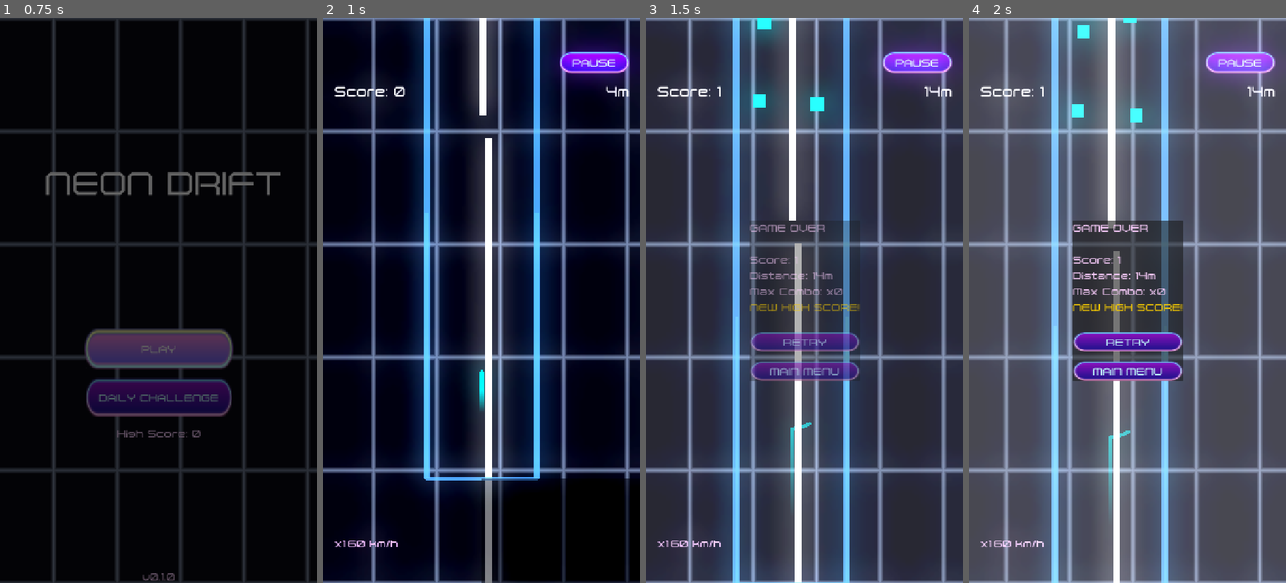
Above: before the commit, frames 1-4 (left to right).
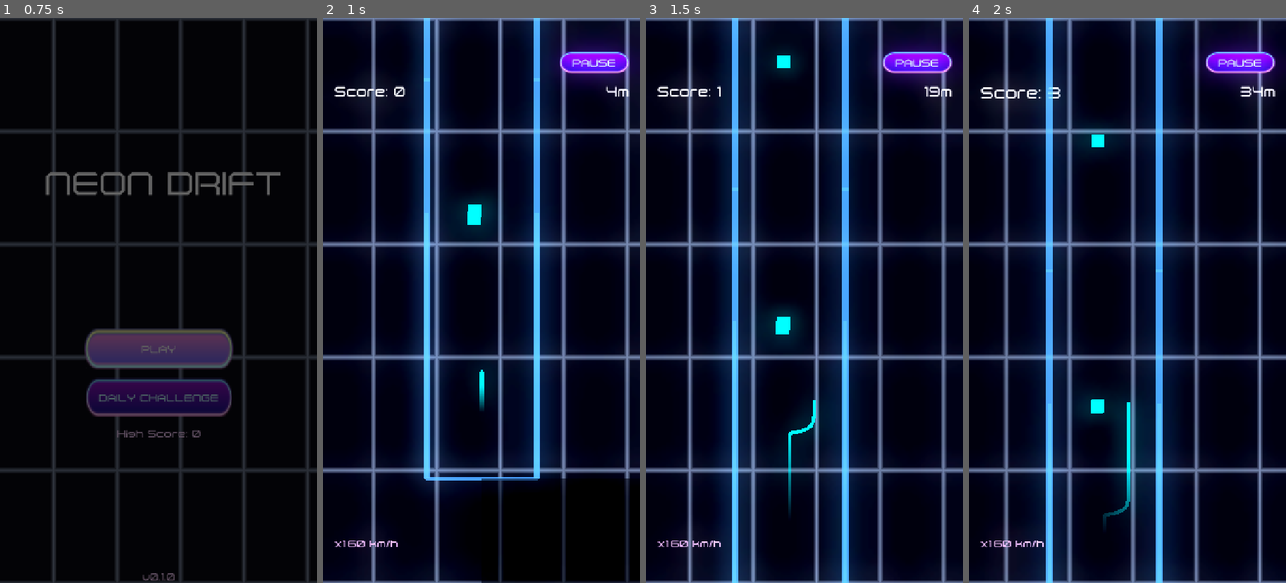
Above: after the commit, the same moments.

Repository: topher235/neon-drifter
Game: Godot game, scene res://scenes/main/main.tscn
Same seed, same stepped clock (60 frames per second), same inputs: the game is played once before the commit and once after it.
Inputs (mouse positions are in pixels of both pictures, inside the frame that each line leads up to):
- Up to frame 1 (0.75 s): click "PLAY" at 0.5 s
- Up to frame 2 (1 s): no input
- Up to frame 3 (1.5 s): tap Enter (ui_accept) at 1.25 s; move the mouse to (874, 272) at 1.27 s; press the mouse at (874, 272) at 1.28 s
- Up to frame 4 (2 s): tap Enter (ui_accept) at 1.52 s

Frame 1 is identical in both runs. In frame 2, 9.3% of the frame differs, in the area x 31-69%, y 0-100%; in frame 3, 95%; in frame 4, 100%, in the area x 0-100%, y 0-100%.

Commit message:
Add triangle spike obstacle

Diff:
--- /dev/null
+++ b/scenes/obstacles/triangle_spike.gd
@@ -0,0 +1,51 @@
+extends BaseObstacle
+
+@export var size: float = 30.0  # Base size of the triangle
+@export var color: Color = Color(1, 0.2, 0.5, 1)  # Pink-red (matches pillar)
+
+@onready var collision: CollisionShape2D = $CollisionShape2D
+@onready var visual: Polygon2D = $Visual
+
+
+func _ready() -> void:
+    super._ready()
+    _setup_visuals()
+    _setup_collision()
+
+
+func setup_position(value: Vector2) -> void:
+    position = value
+    visual.position = Vector2(-30, 0)
+    collision.position = Vector2(-30, 0)
+
+
+func _setup_visuals() -> void:
+    if not visual:
+        return
+
+    # Create equilateral triangle with base at x=0 (wall position) pointing right
+    # Base from (0, -height) to (0, height), point at (size, 0)
+    var height := size * 0.866  # sqrt(3)/2 for equilateral triangle
+    visual.polygon = PackedVector2Array([
+        Vector2(size, 0),         # Point (extends inward)
+        Vector2(0, -height),      # Base top (at wall)
+        Vector2(0, height)        # Base bottom (at wall)
+    ])
+    visual.color = color
+
+
+func _setup_collision() -> void:
+    # Create a triangle collision shape matching visual
+    var shape = ConvexPolygonShape2D.new()
+    var height = size * 0.866
+    shape.points = PackedVector2Array([
+        Vector2(size, 0),         # Point (extends inward)
+        Vector2(0, -height),      # Base top (at wall)
+        Vector2(0, height)        # Base bottom (at wall)
+    ])
+    collision_shape.shape = shape
+
+
+func update_obstacle(_delta: float) -> void:
+    # Static obstacle, no animation
+    pass
--- /dev/null
+++ b/scenes/obstacles/triangle_spike.tscn
@@ -0,0 +1,16 @@
+[gd_scene load_steps=3 format=3 uid="uid://c3k5v6yhwmr7k"]
+
+[ext_resource type="Script" uid="uid://b0dvt83v7hgwk" path="res://scenes/obstacles/triangle_spike.gd" id="1_tspike"]
+
+[sub_resource type="ConvexPolygonShape2D" id="ConvexPolygonShape2D_tspike"]
+points = PackedVector2Array(30, 0, 0, -25.98, 0, 25.98)
+
+[node name="TriangleSpike" type="Area2D"]
+script = ExtResource("1_tspike")
+
+[node name="CollisionShape2D" type="CollisionShape2D" parent="."]
+shape = SubResource("ConvexPolygonShape2D_tspike")
+
+[node name="Visual" type="Polygon2D" parent="."]
+color = Color(1, 0.2, 0.5, 1)
+polygon = PackedVector2Array(30, 0, 0, -25.98, 0, 25.98)
--- a/scenes/segments/base_segment.gd
+++ b/scenes/segments/base_segment.gd
@@ -38,6 +38,8 @@
         if obstacle:
             obstacles_container.add_child(obstacle)
             obstacle.position = obs_data.position
+            if obstacle.has_method("setup_position"):
+                obstacle.setup_position(obs_data.position)
 
 func _create_obstacle(data: Dictionary) -> Node2D:
     var obs_type = data.get("type", "pillar")
@@ -71,6 +73,12 @@
             vwall.wall_height = data.get("wall_height", segment_data.segment_length)
             vwall.thickness = data.get("thickness", 16.0)
             return vwall
+
+        "triangle_spike":
+            var spike = preload("res://scenes/obstacles/triangle_spike.tscn").instantiate()
+            spike.size = data.get("size", 30.0)
+            spike.rotation_degrees = data.get("rotation_degrees", 0.0)
+            return spike
 
         _:
             push_warning("Unknown obstacle type: " + obs_type)
--- a/scripts/generation/segment_library.gd
+++ b/scripts/generation/segment_library.gd
@@ -11,6 +11,7 @@
 
 func _create_segments() -> void:
     # Basic segments
+    all_segments.append(_create_spike_corridor())
     all_segments.append(_create_split_path())
     all_segments.append(_create_straight_empty())
     all_segments.append(_create_simple_static_wall())
@@ -341,9 +342,9 @@
     seg.segment_length = 1600.0
     seg.tunnel_width = 250.0
     seg.curvature = 0.0
-    seg.min_difficulty = 0
+    seg.min_difficulty = 2
     seg.max_difficulty = 8
-    seg.complexity = 0
+    seg.complexity = 1
 
     # Vertical wall down the center forces player to choose left or right
     seg.obstacles = [
@@ -356,6 +357,34 @@
         {"type": "orb", "position": Vector2(60, 300), "value": 10},
         {"type": "orb", "position": Vector2(-60, 500), "value": 10},
         {"type": "orb", "position": Vector2(60, 500), "value": 10}
+    ] as Array[Dictionary]
+
+    return seg
+
+func _create_spike_corridor() -> SegmentData:
+    var seg = SegmentData.new()
+    seg.segment_id = "spike_corridor"
+    seg.segment_type = "straight"
+    seg.segment_length = 900.0
+    seg.tunnel_width = 250.0
+    seg.curvature = 0.0
+    seg.min_difficulty = 0
+    seg.max_difficulty = 9
+    seg.complexity = 0
+
+    # Triangle spikes on alternating walls pointing inward
+    # Left wall spikes point right (0 degrees), right wall spikes point left (180 degrees)
+    seg.obstacles = [
+        {"type": "triangle_spike", "position": Vector2(-125, 250), "rotation_degrees": 0, "size": 25.0},
+        {"type": "triangle_spike", "position": Vector2(125, 400), "rotation_degrees": 180, "size": 25.0},
+        {"type": "triangle_spike", "position": Vector2(-125, 550), "rotation_degrees": 0, "size": 25.0},
+        {"type": "triangle_spike", "position": Vector2(125, 700), "rotation_degrees": 180, "size": 25.0}
+    ] as Array[Dictionary]
+
+    seg.collectibles = [
+        {"type": "orb", "position": Vector2(0, 300), "value": 10},
+        {"type": "orb", "position": Vector2(0, 500), "value": 10},
+        {"type": "orb", "position": Vector2(0, 700), "value": 15}
     ] as Array[Dictionary]
 
     return seg
Not shown, added: scenes/obstacles/triangle_spike.gd.uid
Not shown, changed: tasks.md
